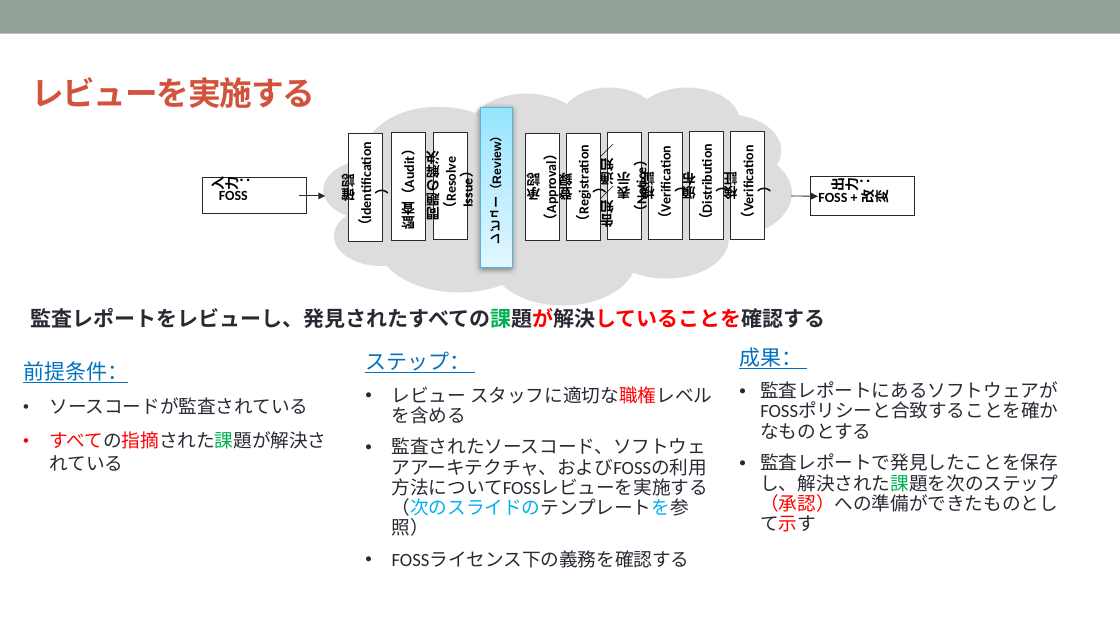
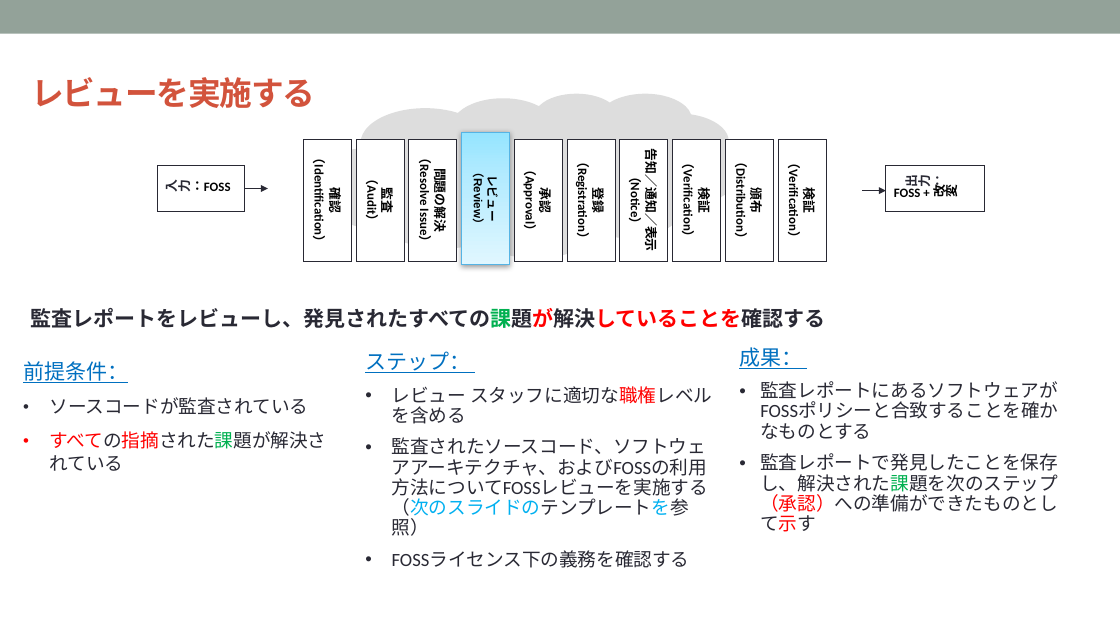
Before and after one commit to OpenChain-Project/Curriculum-Translation-JP, a slide deck: slide 57 of RC/openchain-curriculum-release-2-jp_rc1.0.pptx (slide 58 before the commit). Drawn at 1120x630 pixels with LibreOffice and Linux fonts; fonts in the diff are those of the drawing; background and template pictures are left out. Boxes give left, top, right and bottom in pixels: in the first picture for what was removed or moved away, otherwise in the second. Text is boxed around its words. In the diff, an @@ line names an element or a change of style, - is before the commit and + after.

```diff
--- a/RC/openchain-curriculum-release-2-jp_rc1.0.pptx
+++ b/RC/openchain-curriculum-release-2-jp_rc1.0.pptx
@@ thought cloud: place and size @@
-thought cloud at (323, 87, 791, 304)
+thought cloud at (323, 93, 738, 258)
@@ thought cloud at (323, 93, 738, 258): proportions changed @@
@@ rectangle "確認": place and size @@
-rectangle "確認" at (349, 134, 382, 242)
+rectangle "確認" at (303, 139, 351, 262)
@@ rectangle "監査": place and size @@
-rectangle "監査" at (392, 132, 425, 239)
+rectangle "監査" at (356, 139, 404, 262)
@@ rectangle "問題の解決": place and size @@
-rectangle "問題の解決" at (434, 132, 467, 239)
+rectangle "問題の解決" at (409, 139, 457, 262)
@@ rectangle "レビュー": place and size @@
-rectangle "レビュー" at (481, 108, 513, 268)
+rectangle "レビュー" at (461, 132, 509, 264)
@@ rectangle "承認": place and size @@
-rectangle "承認" at (525, 134, 559, 241)
+rectangle "承認" at (514, 139, 562, 262)
@@ rectangle "登録": place and size @@
-rectangle "登録" at (566, 133, 600, 240)
+rectangle "登録" at (567, 139, 615, 262)
@@ rectangle "告知／通知／表示（Notice）": place and size @@
-rectangle "告知／通知／表示（Notice）" at (607, 132, 641, 239)
+rectangle "告知／通知／表示（Notice）" at (620, 139, 668, 262)
@@ rectangle "告知／通知／表示（Notice）" at (620, 139, 668, 262): size 12 to 11 pt @@
@@ rectangle "検証": place and size @@
-rectangle "検証" at (649, 132, 682, 239)
+rectangle "検証" at (673, 139, 721, 262)
@@ rectangle "頒布": place and size @@
-rectangle "頒布" at (689, 132, 723, 239)
+rectangle "頒布" at (725, 139, 773, 262)
@@ rectangle "検証": place and size @@
-rectangle "検証" at (731, 132, 765, 239)
+rectangle "検証" at (778, 139, 826, 262)
@@ rectangle "入力：FOSS": place and size @@
-rectangle "入力：FOSS" at (210, 174, 299, 217)
+rectangle "入力：FOSS" at (158, 165, 245, 211)
@@ rectangle "入力：FOSS" at (158, 165, 245, 211): vertical alignment top to middle @@
@@ text in rectangle at (311, 161, 345, 240): text changed; size 12 to 11 pt @@
-確認（Identification）
+確認
+（Identification）
@@ text in rectangle at (416, 159, 451, 240): text changed; size 12 to 11 pt @@
-問題の解決（Resolve Issue）
+問題の解決
+（Resolve Issue）
@@ text in rectangle at (471, 173, 502, 222): text changed; size 10.5 to 10 pt @@
-レビュー（Review）
+レビュー
+（Review）
@@ text in rectangle at (522, 171, 556, 229): text changed; size 12 to 11 pt @@
-承認（Approval）
+承認
+（Approval）
@@ text in rectangle at (575, 164, 609, 237): text changed; size 12 to 11 pt @@
-登録（Registration）
+登録
+（Registration）
@@ text in rectangle at (680, 165, 714, 235): text changed; size 12 to 11 pt @@
-検証（Verification）
+検証
+（Verification）
@@ text in rectangle at (733, 164, 767, 237): text changed; size 12 to 11 pt @@
-頒布（Distribution）
+頒布
+（Distribution）
@@ text in rectangle at (785, 165, 820, 236): text changed; size 12 to 11 pt @@
-検証（Verification）
+検証
+（Verification）
@@ rectangle "出力：": place and size @@
-rectangle "出力：" at (818, 173, 907, 218)
+rectangle "出力：" at (886, 165, 985, 211)
@@ rectangle "出力：" at (886, 165, 985, 211): size 12 to 11 pt; text colour #000000 to #292934 in "出力："; vertical alignment top to middle @@
@@ text in rectangle at (162, 181, 231, 192): text changed; size 12 to 11 pt @@
-入力：
-FOSS
+入力：FOSS
@@ arrow moved from (299, 196) - (325, 196) to (245, 188) - (268, 188) @@
@@ line removed from (348, 187) to (348, 187) @@
@@ text in rectangle at (364, 180, 398, 219): text changed; size 12 to 11 pt @@
-監査（Audit）
+監査
+（Audit）
@@ arrow moved from (791, 196) - (818, 197) to (863, 191) - (886, 191) @@
```
Also in this commit, not shown: 9 other slides changed, 1 slide removed, 1 other file.
